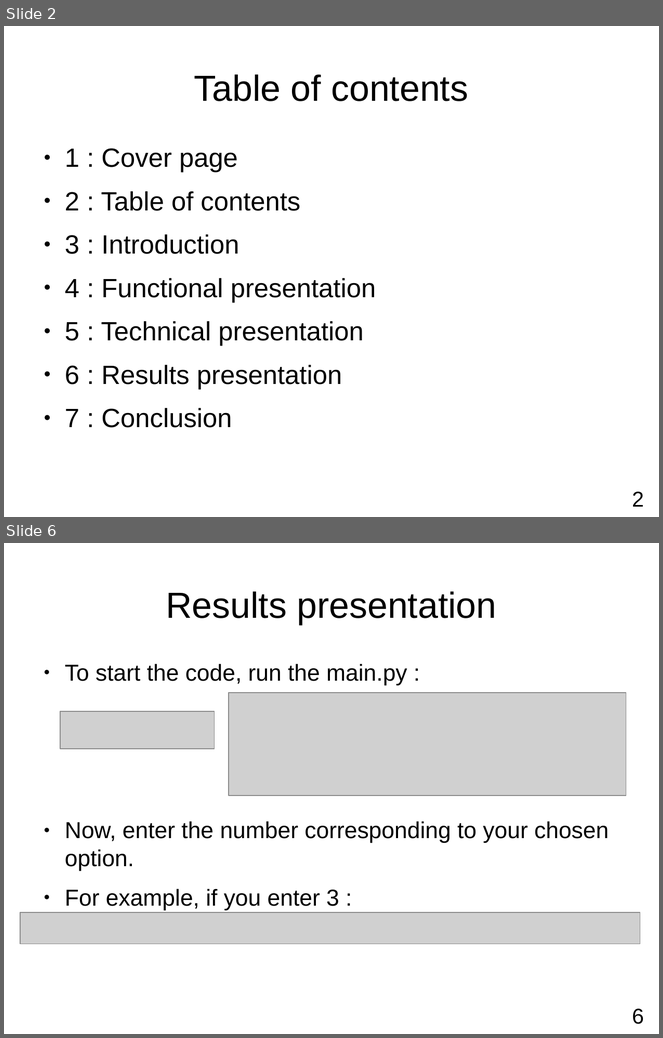
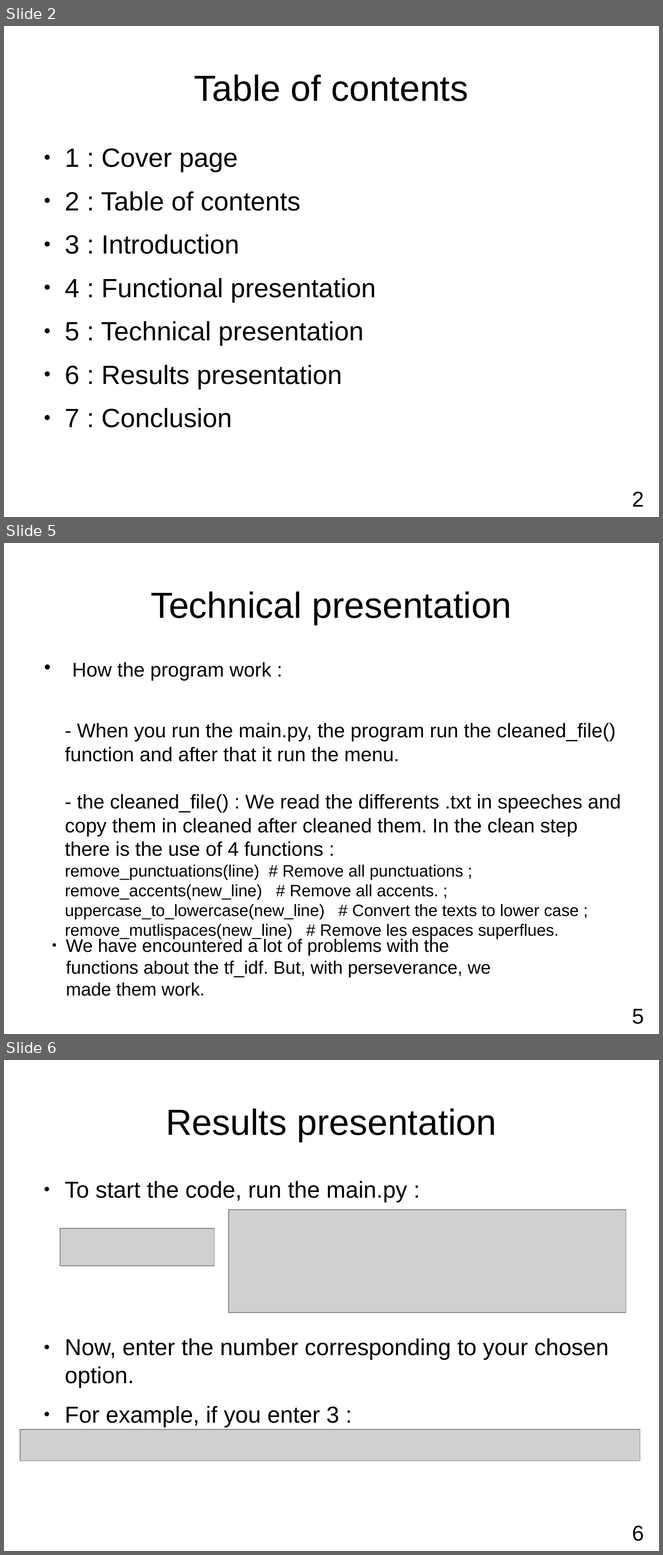
Before and after one commit to Miner205/pychatbot-DONNAT-LEMONT-int1, a slide deck: The report.odp. Shown one above the other, each under a label of ours: slides 2 and 6 before the commit, slides 2, 5 and 6 after it; the slides between them are not shown. The pictures are 663x1038 and 663x1555 pixels, drawn with LibreOffice and Linux fonts; fonts in the diff are those of the drawing; grey boxes stand for pictures. Boxes give left, top, right and bottom in pixels: in the first picture for what was removed or moved away, otherwise in the second. Text is boxed around its words. In the diff, an @@ line names an element or a change of style, - is before the commit and + after.

```diff
--- a/The report.odp
+++ b/The report.odp
@@ slide 5 added at bbox=[4, 543, 659, 1034], background #FFFFFF @@
@@ title added at bbox=[151, 591, 512, 625], 44 pt, text #000000 @@
+Technical presentation
@@ text added at bbox=[65, 662, 621, 939], 24 pt, text #000000 @@
+● How the program work :
+- When you run the main.py, the program run the cleaned_file()
+function and after that it run the menu.
+- the cleaned_file() : We read the differents .txt in speeches and copy them in cleaned after cleaned them. In the clean step there is the use of 4 functions :
+remove_punctuations(line) # Remove all punctuations ; remove_accents(new_line) # Remove all accents. ; uppercase_to_lowercase(new_line) # Convert the texts to lower case ; remove_mutlispaces(new_line) # Remove les espaces superflues.
@@ text added at bbox=[66, 938, 491, 996], 22 pt, text #000000 @@
+● We have encountered a lot of problems with the functions about the tf_idf. But, with perseverance, we made them work.
@@ text added at bbox=[632, 1009, 644, 1025], 26 pt, text #000000 @@
+5
```
Also in this commit, not shown: 3 slides changed, 1 other slide added, 2 slides removed, 2 other files.
